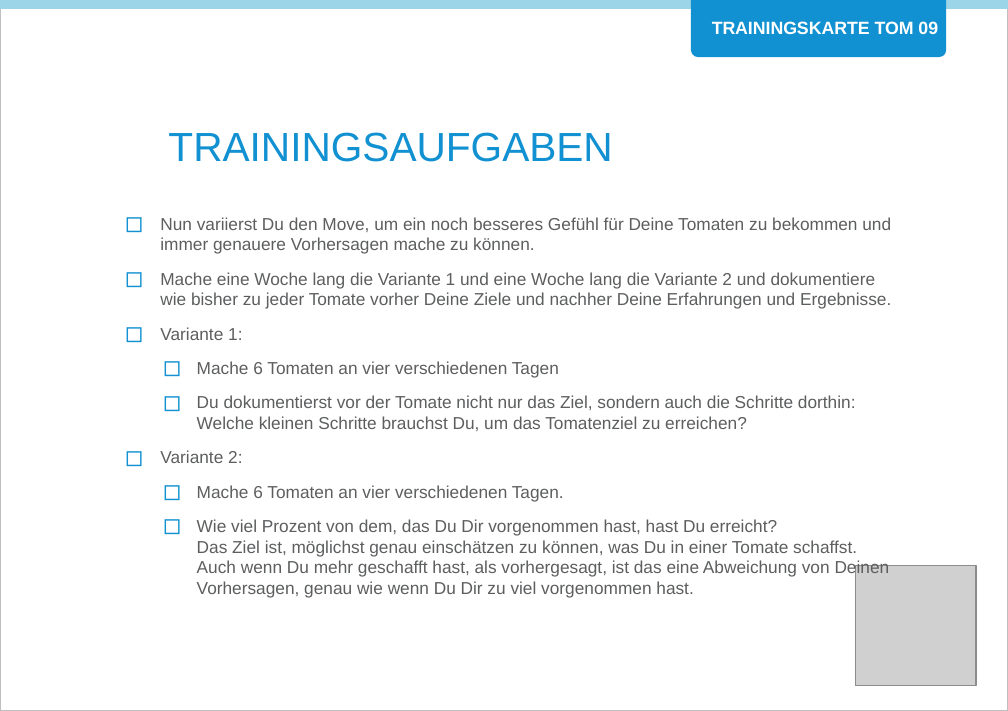
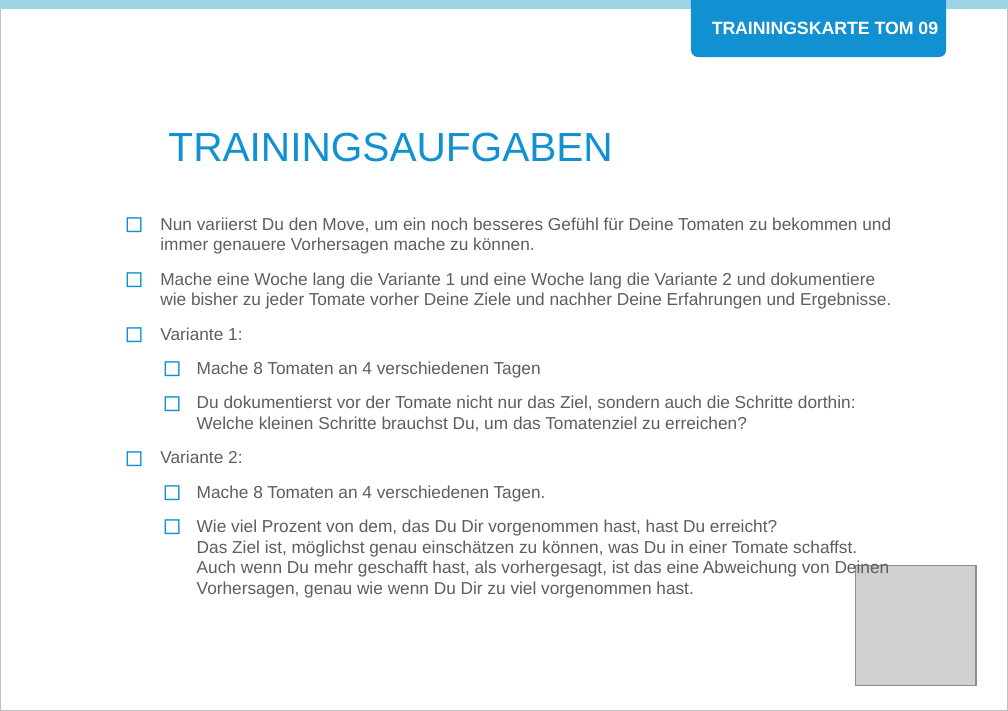
Before and after one commit to Teamtool/training-materials, a slide deck: slide 2 of agile moves/Tomatoes (TOM)/ger/journeyman/ger_TOM_09_Aufdrehen_fertig_los_AM_J.pptx. Drawn at 1008x711 pixels with LibreOffice and Linux fonts; fonts in the diff are those of the drawing; grey boxes stand for pictures; background and template pictures are left out. Boxes give left, top, right and bottom in pixels: in the first picture for what was removed or moved away, otherwise in the second. Text is boxed around its words. In the diff, an @@ line names an element or a change of style, - is before the commit and + after.

```diff
--- a/agile moves/Tomatoes (TOM)/ger/journeyman/ger_TOM_09_Aufdrehen_fertig_los_AM_J.pptx
+++ b/agile moves/Tomatoes (TOM)/ger/journeyman/ger_TOM_09_Aufdrehen_fertig_los_AM_J.pptx
@@ text at <box>197,361,541,378</box>: text changed @@
-  ◻ Mache 6 Tomaten an vier verschiedenen Tagen
+  ◻ Mache 8 Tomaten an 4 verschiedenen Tagen
@@ text at <box>197,485,546,501</box>: text changed @@
-  ◻ Mache 6 Tomaten an vier verschiedenen Tagen.
+  ◻ Mache 8 Tomaten an 4 verschiedenen Tagen.
```
Also in this commit, not shown: 1 other file.
